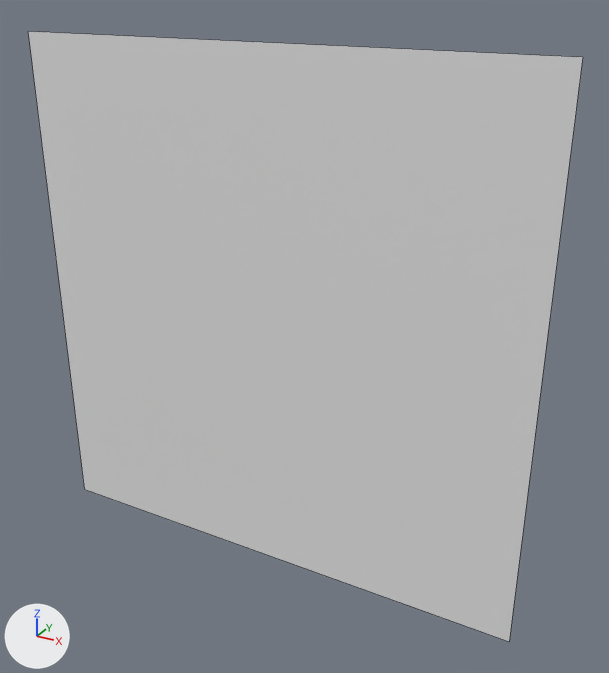
What one commit did to the FBX model Assets/Resources/RuntimeEditor/Meshes/ViewportPlaneLarge.fbx.
Both versions are drawn from a 50 mm camera at (2.23, -3.61, 1.83) aimed at (0.19, 0.09, -0.02). Every picture has the same lights, and +X, +Y and +Z are marked at lower left. Mesh edges are drawn as thin lines. Where no turn or scale is listed for an object, it has been applied to the vertices. Vertices at the same position are counted once.
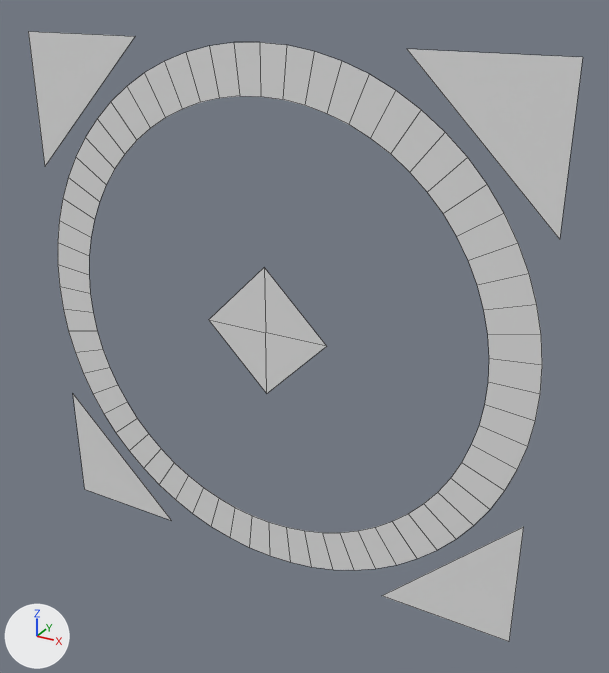
What the commit changed:
me_cube is used by ob_cube; location (0.0, 0.0, 0.0).
Verts and faces of me_cube; kept vertices keep their numbers, new ones are numbered from 4.
Before the commit, vertices of me_cube: 0 (1.5, 0.0, 1.5) at pixel (582, 57), 1 (-1.5, 0.0, -1.5) at pixel (84, 489), 2 (-1.5, 0.0, 1.5) at pixel (28, 31), 3 (1.5, 0.0, -1.5) at pixel (509, 641).
me_cube had 4 vertices, 1 face and spanned x -1.5..1.5, y 0.0, z -1.5..1.5.
me_cube no longer uses material mat_material (white #e7e7e7).
me_cube now has 145 vertices, 72 faces and spans x -1.5..1.5, y 0.0, z -1.5..1.5.
me_cube part 1: a new loose piece of 128 vertices spanning x -1.5..1.5, y 0.0, z -1.5..1.5.
Part 2, on me_cube:
Faces deleted: (0, 2, 1, 3).
New vertex 4 is at (-0.75, 0.0, -1.5), pixel (171, 520).
New vertex 5 is at (0.75, 0.0, -1.5), pixel (381, 595).
New vertex 6 is at (0.75, 0.0, 1.5), pixel (406, 48).
New vertex 7 is at (-0.75, 0.0, 1.5), pixel (135, 36).
New vertex 8 is at (-1.5, 0.0, 0.75), pixel (44, 166).
New vertex 9 is at (-1.5, 0.0, -0.75), pixel (72, 393).
New vertex 10 is at (1.5, 0.0, -0.75), pixel (523, 526).
New vertex 11 is at (1.5, 0.0, 0.75), pixel (559, 239).
New faces: (0, 6, 11), (2, 8, 7), (1, 4, 9), (3, 10, 5).
Part 3, on me_cube:
New vertex 12 is at (0.0, 0.0, 0.38), pixel (264, 267).
New vertex 13 is at (0.0, 0.0, -0.38), pixel (266, 393).
New vertex 14 is at (-0.37, 0.0, 0.0), pixel (208, 319).
New vertex 15 is at (0.37, 0.0, 0.0), pixel (326, 346).
New vertex 16 is at (0.0, 0.0, 0.0), pixel (265, 332).
New faces: (12, 14, 16), (12, 16, 15), (13, 15, 16), (13, 16, 14).

Changed parts and their boxes [x1, y1, x2, y2] in the pictures (609 x 673 px):
part 1 of me_cube, added
    after: [58, 42, 542, 570]
part 2 of me_cube, built on
    both: [28, 32, 561, 641]
part 3 of me_cube, added
    after: [209, 268, 326, 393]
